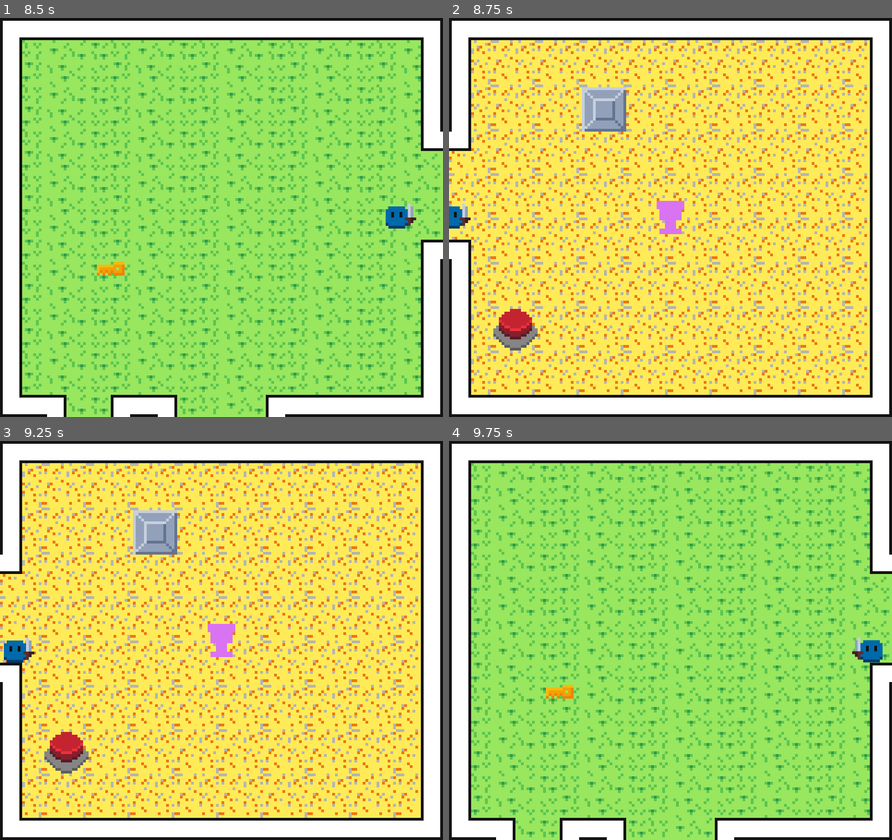
Above: before the commit, frames 1-4 (two rows, left to right).
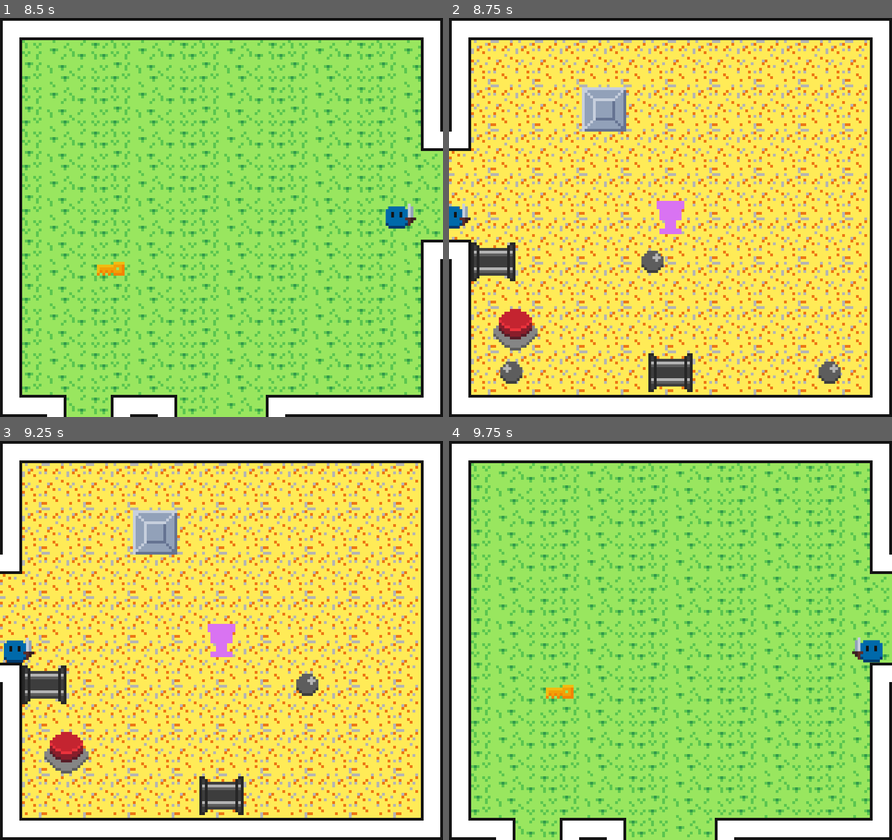
Above: after the commit, the same moments.

Repository: feg06/NewAdventure
Game: Godot game, scene res://ui/menus/main_menu.tscn
Same seed, same stepped clock (60 frames per second), same inputs: the game is played once before the commit and once after it.
Inputs:
- Up to frame 1 (8.5 s): click "SOLO GAME" at 0.5 s; tap Enter at 1.25 s; hold D (move_right) 1.28-2.03 s; tap Shift (attack) every 1.5 s from 1.35 to 7.35 s; hold S (move_down) 2.03-2.78 s; tap Space (interact) every 1.5 s from 2.1 to 8.1 s; hold D (move_right) 2.78-3.53 s; hold W (move_up) 3.53-4.28 s; hold A (move_left) 4.28-5.78 s; hold S (move_down) 5.78-6.53 s; hold D (move_right) 6.53-7.28 s; hold W (move_up) 7.28-8.03 s; hold D (move_right) from 8.03 s (still down)
- Up to frame 2 (8.75 s): keep holding D (move_right)
- Up to frame 3 (9.25 s): release D (move_right) at 8.78 s; hold S (move_down) from 8.78 s (still down); tap Shift (attack) at 8.85 s
- Up to frame 4 (9.75 s): release S (move_down) at 9.53 s; hold A (move_left) from 9.53 s (still down); tap Space (interact) at 9.6 s

Frame 1 is identical in both runs. In frame 2, 2.3% of the frame differs, in the area x 5-89%, y 56-94%; in frame 3, 1.8%; in frame 4, nothing differs.

Commit message:
feat: implement projectile system with bullet, dispenser, and destruction effect scenes

Diff:
--- /dev/null
+++ b/objects/bullet/bullet.gd
@@ -0,0 +1,56 @@
+class_name NormalBullet
+extends Area2D
+
+const DESTRUCTION_EFFECT = preload("res://objects/effects/destruction_effect.tscn")
+
+@export var speed: float = 75.0
+@export var damage: int = 1
+@export var lifetime: float = 5.0
+
+var direction: Vector2 = Vector2.LEFT
+var launcher_node: Node = null
+
+@onready var sprite: Sprite2D = $Sprite2D
+
+func _ready() -> void:
+	body_entered.connect(_on_body_entered)
+	area_entered.connect(_on_area_entered)
+
+	# Rotar o voltear el sprite según la dirección
+	if direction.x != 0:
+		sprite.flip_h = (direction.x > 0)
+	elif direction.y != 0:
+		sprite.rotation = PI / 2.0 if direction.y > 0 else -PI / 2.0
+
+	get_tree().create_timer(lifetime).timeout.connect(func():
+		if is_inside_tree():
+			_destroy()
+	)
+
+func _physics_process(delta: float) -> void:
+	global_position += direction * speed * delta
+
+func _on_body_entered(body: Node2D) -> void:
+	if body == launcher_node:
+		return
+
+	if body.has_method("take_damage"):
+		body.take_damage(damage)
+
+	_destroy()
+
+func _on_area_entered(area: Area2D) -> void:
+	if area.get_parent() == launcher_node:
+		return
+
+	# Si choca con un escudo o área que recibe daño
+	var parent = area.get_parent()
+	if parent and parent.has_method("take_damage"):
+		parent.take_damage(damage)
+		_destroy()
+
+func _destroy() -> void:
+	var effect = DESTRUCTION_EFFECT.instantiate()
+	effect.global_position = global_position
+	get_tree().current_scene.add_child(effect)
+	queue_free()
--- /dev/null
+++ b/objects/bullet/bullet.tscn
@@ -0,0 +1,18 @@
+[gd_scene format=3 uid="uid://normal_bullet_01"]
+
+[ext_resource type="Script" path="res://objects/bullet/bullet.gd" id="1_bullet_script"]
+[ext_resource type="Texture2D" uid="uid://citi84m2o74sx" path="res://objects/assets/Bullet.png" id="2_bullet_tex"]
+
+[sub_resource type="CircleShape2D" id="CircleShape2D_bullet"]
+radius = 4.0
+
+[node name="NormalBullet" type="Area2D" groups=["projectiles", "bullets"]]
+collision_layer = 8
+collision_mask = 35
+script = ExtResource("1_bullet_script")
+
+[node name="Sprite2D" type="Sprite2D" parent="."]
+texture = ExtResource("2_bullet_tex")
+
+[node name="CollisionShape2D" type="CollisionShape2D" parent="."]
+shape = SubResource("CircleShape2D_bullet")
--- /dev/null
+++ b/objects/dispenser/dispenser_01.gd
@@ -0,0 +1,81 @@
+class_name Dispenser01
+extends StaticBody2D
+
+## Dispenser 01 - Horizontal/Dual Bullet Cannon Trap
+## Shoots bullets from left and/or right sides, automatically detecting and skipping blocked wall sides.
+
+const BULLET_SCENE = preload("res://objects/bullet/bullet.tscn")
+
+@export var shoot_interval: float = 2.5
+@export var initial_delay: float = 0.0
+@export var active: bool = true
+@export var shoot_left: bool = true
+@export var shoot_right: bool = true
+@export var bullet_speed: float = 75.0
+
+@onready var timer: Timer = $Timer
+@onready var sprite: Sprite2D = $Sprite2D
+@onready var spawn_left: Marker2D = $SpawnLeft
+@onready var spawn_right: Marker2D = $SpawnRight
+
+func _ready() -> void:
+	timer.wait_time = max(0.2, shoot_interval)
+	timer.timeout.connect(_on_timer_timeout)
+
+	if not active:
+		return
+
+	if initial_delay > 0.0:
+		get_tree().create_timer(initial_delay).timeout.connect(func():
+			if active and is_inside_tree():
+				timer.start()
+		)
+	else:
+		timer.start()
+
+func _on_timer_timeout() -> void:
+	if not active:
+		return
+
+	# Si es multijugador, solo el servidor/autoridad decide el spawn
+	var is_multi = multiplayer.multiplayer_peer and not (multiplayer.multiplayer_peer is OfflineMultiplayerPeer)
+	if is_multi and not multiplayer.is_server():
+		return
+
+	_shoot_active_sides()
+
+func _shoot_active_sides() -> void:
+	if shoot_left and not _is_blocked(Vector2.LEFT):
+		_spawn_bullet(Vector2.LEFT, spawn_left.global_position)
+
+	if shoot_right and not _is_blocked(Vector2.RIGHT):
+		_spawn_bullet(Vector2.RIGHT, spawn_right.global_position)
+
+func _is_blocked(dir: Vector2) -> bool:
+	if not is_inside_tree():
+		return false
+
+	var space = get_world_2d().direct_space_state
+	if not space:
+		return false
+
+	var norm_dir = dir.normalized()
+	var start_pos = global_position
+	var end_pos = start_pos + norm_dir * 18.0 # Escaneo de celda de 16px
+
+	var params = PhysicsRayQueryParameters2D.create(start_pos, end_pos, 1) # Layer 1: Muros
+	params.collide_with_bodies = true
+	params.collide_with_areas = false
+	var result = space.intersect_ray(params)
+	return not result.is_empty()
+
+func _spawn_bullet(dir: Vector2, spawn_pos: Vector2) -> void:
+	var bullet = BULLET_SCENE.instantiate()
+	bullet.global_position = spawn_pos
+	bullet.direction = dir.normalized()
+	bullet.speed = bullet_speed
+	bullet.launcher_node = self
+
+	var world_map = get_tree().current_scene
+	if world_map:
+		world_map.add_child(bullet)
--- /dev/null
+++ b/objects/dispenser/dispenser_01.tscn
@@ -0,0 +1,27 @@
+[gd_scene format=3 uid="uid://dispenser_01_scene"]
+
+[ext_resource type="Script" path="res://objects/dispenser/dispenser_01.gd" id="1_dispenser_script"]
+[ext_resource type="Texture2D" uid="uid://xwrv7f58r81d" path="res://objects/assets/Dispenser_01.png" id="2_dispenser_tex"]
+
+[sub_resource type="RectangleShape2D" id="RectangleShape2D_cannon"]
+size = Vector2(16, 16)
+
+[node name="Dispenser01" type="StaticBody2D" groups=["dispensers", "traps"]]
+collision_layer = 1
+collision_mask = 0
+script = ExtResource("1_dispenser_script")
+
+[node name="Sprite2D" type="Sprite2D" parent="."]
+texture = ExtResource("2_dispenser_tex")
+
+[node name="CollisionShape2D" type="CollisionShape2D" parent="."]
+shape = SubResource("RectangleShape2D_cannon")
+
+[node name="SpawnLeft" type="Marker2D" parent="."]
+position = Vector2(-10, 0)
+
+[node name="SpawnRight" type="Marker2D" parent="."]
+position = Vector2(10, 0)
+
+[node name="Timer" type="Timer" parent="."]
+one_shot = false
--- /dev/null
+++ b/objects/effects/destruction_effect.gd
@@ -0,0 +1,6 @@
+class_name DestructionEffect
+extends AnimatedSprite2D
+
+func _ready() -> void:
+	play("default")
+	animation_finished.connect(queue_free)
--- /dev/null
+++ b/objects/effects/destruction_effect.tscn
@@ -0,0 +1,38 @@
+[gd_scene format=3 uid="uid://destruction_fx_01"]
+
+[ext_resource type="Script" path="res://objects/effects/destruction_effect.gd" id="1_fx_script"]
+[ext_resource type="Texture2D" uid="uid://csmw4lh01bvxf" path="res://objects/assets/Generic_Effect_Destruction-Sheet.png" id="2_fx_tex"]
+
+[sub_resource type="AtlasTexture" id="AtlasTexture_fx0"]
+atlas = ExtResource("2_fx_tex")
+region = Rect2(0, 0, 16, 16)
+
+[sub_resource type="AtlasTexture" id="AtlasTexture_fx1"]
+atlas = ExtResource("2_fx_tex")
+region = Rect2(16, 0, 16, 16)
+
+[sub_resource type="AtlasTexture" id="AtlasTexture_fx2"]
+atlas = ExtResource("2_fx_tex")
+region = Rect2(32, 0, 16, 16)
+
+[sub_resource type="SpriteFrames" id="SpriteFrames_fx"]
+animations = [{
+"frames": [{
+"duration": 1.0,
+"texture": SubResource("AtlasTexture_fx0")
+}, {
+"duration": 1.0,
+"texture": SubResource("AtlasTexture_fx1")
+}, {
+"duration": 1.0,
+"texture": SubResource("AtlasTexture_fx2")
+}],
+"loop": false,
+"name": &"default",
+"speed": 12.0
+}]
+
+[node name="DestructionEffect" type="AnimatedSprite2D"]
+sprite_frames = SubResource("SpriteFrames_fx")
+autoplay = "default"
+script = ExtResource("1_fx_script")
--- a/world/maps/world.tscn
+++ b/world/maps/world.tscn
@@ -4,8 +4,9 @@
 [ext_resource type="TileSet" uid="uid://cerqwoen533na" path="res://world/tilesets/main_tileset.tres" id="2_7j87n"]
 [ext_resource type="TileSet" uid="uid://xtr1rdyl68y3" path="res://world/tilesets/walls_tileset.tres" id="3_walls_ts"]
 [ext_resource type="PackedScene" path="res://items/item.tscn" id="4_uwmw3"]
-[ext_resource type="PackedScene" path="res://objects/pushable_box/pushable_box.tscn" id="5_box"]
-[ext_resource type="PackedScene" path="res://objects/button/floor_button.tscn" id="6_button"]
+[ext_resource type="PackedScene" uid="uid://8rkkyq11lukb" path="res://objects/pushable_box/pushable_box.tscn" id="5_box"]
+[ext_resource type="PackedScene" uid="uid://bgsdx687cr53e" path="res://objects/button/floor_button.tscn" id="6_button"]
+[ext_resource type="PackedScene" path="res://objects/dispenser/dispenser_01.tscn" id="7_02b8l"]
 
 [node name="World" type="Node2D" unique_id=1072961651]
 script = ExtResource("1_32v53")
@@ -45,3 +46,9 @@
 item_color = Color(0.85, 0.45, 0.95, 1)
 
 [node name="Players" type="Node2D" parent="." unique_id=473125918]
+
+[node name="Dispenser01" parent="." unique_id=314836051 instance=ExtResource("7_02b8l")]
+position = Vector2(176, 88)
+
+[node name="Dispenser02" parent="." unique_id=69777405 instance=ExtResource("7_02b8l")]
+position = Vector2(240, 128)
Binary file added: objects/assets/Bullet.png
Not shown, added: objects/assets/Bullet.png.import
Binary file added: objects/assets/Dispenser_01.png
Not shown, added: objects/assets/Dispenser_01.png.import
Binary file added: objects/assets/Generic_Effect_Destruction-Sheet.png
Not shown, added: objects/assets/Generic_Effect_Destruction-Sheet.png.import
Not shown, added: objects/bullet/bullet.gd.uid
Not shown, added: objects/dispenser/dispenser_01.gd.uid
Not shown, added: objects/effects/destruction_effect.gd.uid
